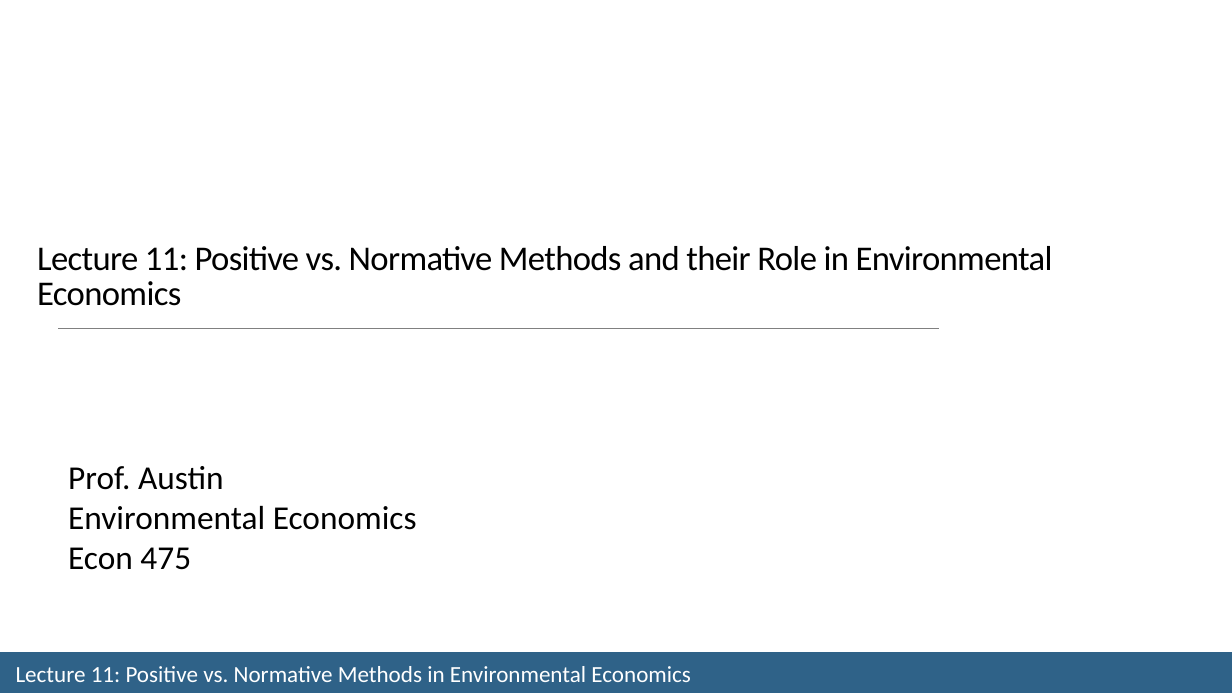
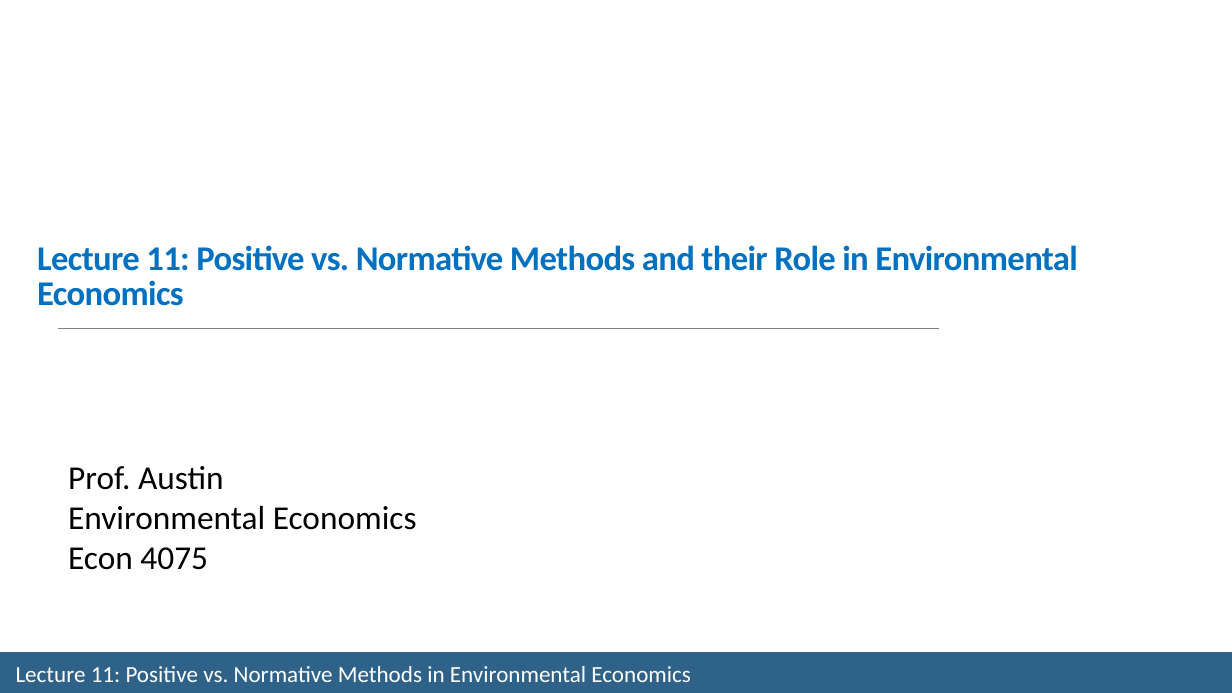
Before and after one commit to adamtheising/environmental_economics, a slide deck: slide 1 of lecture slides/lecture 11 - positive and normative.pptx. Drawn at 1232x693 pixels with LibreOffice and Linux fonts; fonts in the diff are those of the drawing. Boxes give left, top, right and bottom in pixels: in the first picture for what was removed or moved away, otherwise in the second. Text is boxed around its words. In the diff, an @@ line names an element or a change of style, - is before the commit and + after.

Commit message:
Adding one reading and fixing typos
Adding the Banzhaf, Timmins, Ma (2019) reading. Updating lecture 11 and 12 to fix minor typos.

```diff
--- a/lecture slides/lecture 11 - positive and normative.pptx
+++ b/lecture slides/lecture 11 - positive and normative.pptx
@@ text "Lecture 11: Positive vs. Normative ..." at box(37, 245, 1077, 306): text colour #000000 to #0070C0, bold on @@
@@ text at box(68, 506, 417, 570): text changed @@
-Environmental Economics
-Econ 475
+Environmental Economics
+Econ 4075
```
Also in this commit, not shown: 3 other files.
